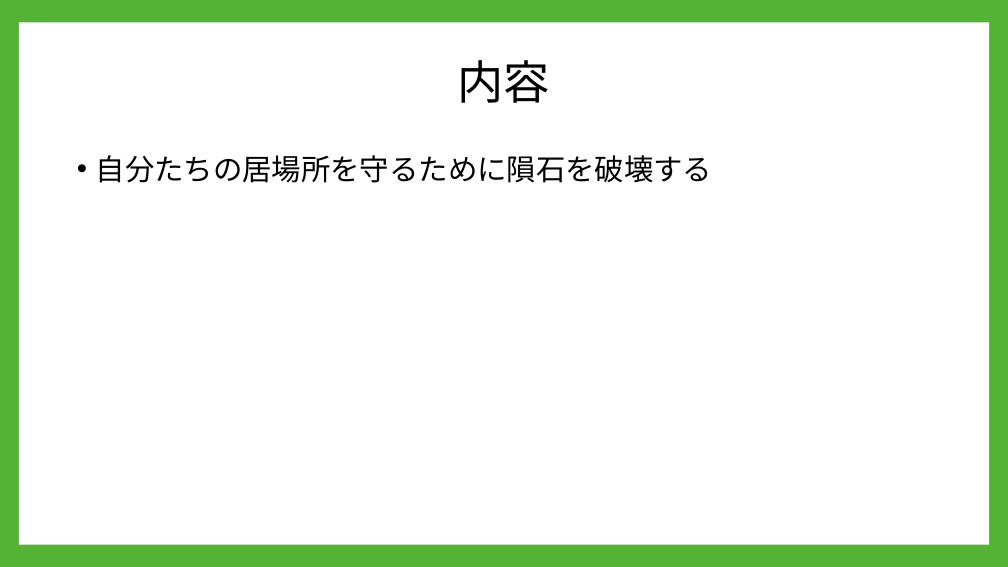
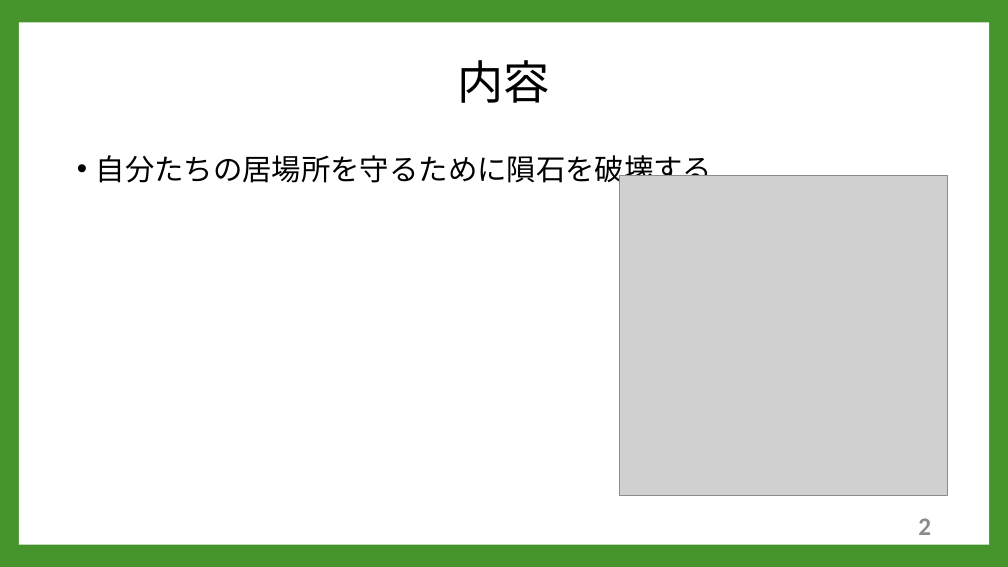
Before and after one commit to A23019/GC_A3_1, a slide deck: slide 3 of 企画/PowerPoint/企画案２.pptx. Drawn at 1008x567 pixels with LibreOffice and Linux fonts; fonts in the diff are those of the drawing; grey boxes stand for pictures; background and template pictures are left out. Boxes give left, top, right and bottom in pixels: in the first picture for what was removed or moved away, otherwise in the second. Text is boxed around its words. In the diff, an @@ line names an element or a change of style, - is before the commit and + after.

```diff
--- a/企画/PowerPoint/企画案２.pptx
+++ b/企画/PowerPoint/企画案２.pptx
@@ background #54B235 to #45942C @@
@@ text "自分たちの居場所を守るために隕石を破壊する" at [96,155,713,188]: font Arial to Calibri @@
@@ picture added at [620,175,948,495] @@
@@ page number added at [918,518,931,535], 24 pt, text #8C8C8C, bold @@
+2
```
Also in this commit, not shown: 4 other slides changed, 2 slides added, 2 slides removed, 4 other files.
